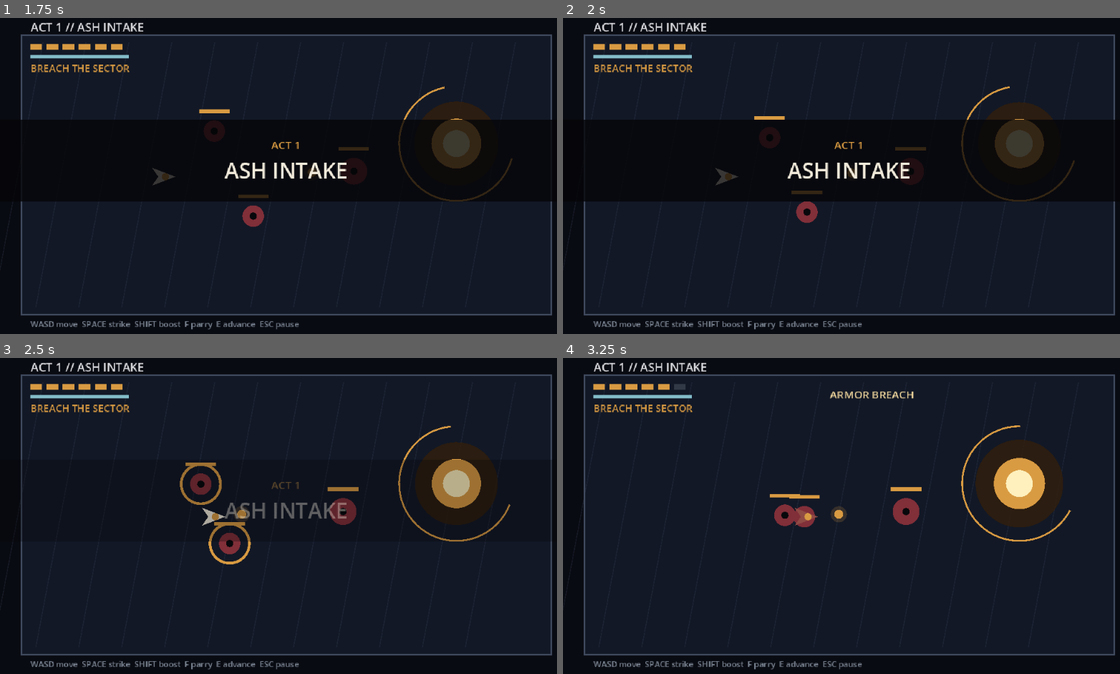
Above: before the commit, frames 1-4 (two rows, left to right).
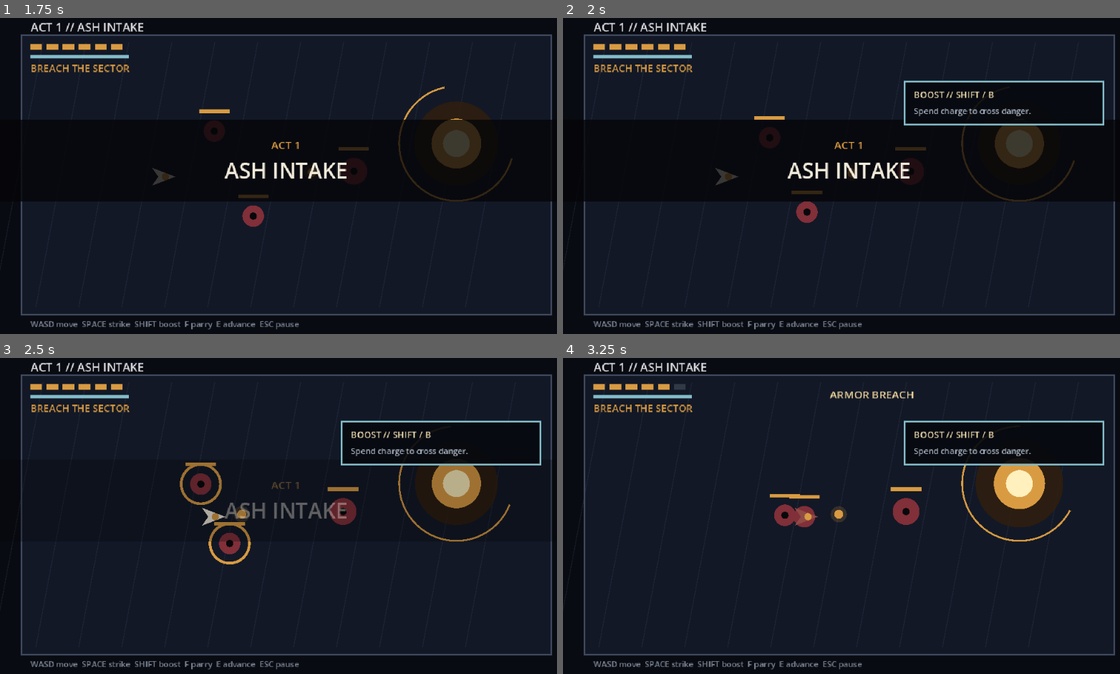
Above: after the commit, the same moments.

Repository: Ghosty-sudo/dying-sun
Game: Godot game, scene res://scenes/main.tscn
Two runs of this game, one before a commit and one after it. Both use one fixed random seed, a clock stepped at 60 frames per second and the inputs below.
Inputs (mouse positions are in pixels of both pictures, inside the frame that each line leads up to):
- Up to frame 1 (1.75 s): tap Enter at 0.5 s; move the mouse to (412, 160) at 0.52 s; hold D 0.53-1.25 s; tap Q at 0.6 s; click (412, 160) at 0.67 s; tap Space at 0.77 s; drag from (172, 191) to (256, 239) at 1.27 s
- Up to frame 2 (2 s): no input
- Up to frame 3 (2.5 s): move the mouse to (345, 443) at 2.02 s; hold D from 2.03 s (still down); tap E at 2.1 s
- Up to frame 4 (3.25 s): release D at 2.75 s; drag from (819, 579) to (679, 465) at 2.77 s

Frame 1 is identical in both runs. In frame 2, 1.5% of the frame differs, in the area x 61-98%, y 19-35%; in frame 3, 1.6%; in frame 4, 1.8%.

Commit message:
Mount Act I orientation controller

Diff:
--- a/scenes/main.tscn
+++ b/scenes/main.tscn
@@ -1,8 +1,9 @@
-[gd_scene load_steps=4 format=3]
+[gd_scene load_steps=5 format=3]
 
 [ext_resource path="res://scripts/game.gd" type="Script" id="1_game"]
 [ext_resource path="res://scripts/breaker_controller.gd" type="Script" id="2_breaker"]
 [ext_resource path="res://scripts/controller_adapter.gd" type="Script" id="3_controller"]
+[ext_resource path="res://scripts/onboarding_controller.gd" type="Script" id="4_onboarding"]
 
 [node name="DyingSun" type="Node2D"]
 script = ExtResource("1_game")
@@ -12,3 +13,6 @@
 
 [node name="ControllerAdapter" type="Node" parent="."]
 script = ExtResource("3_controller")
+
+[node name="OnboardingController" type="Node2D" parent="."]
+script = ExtResource("4_onboarding")
